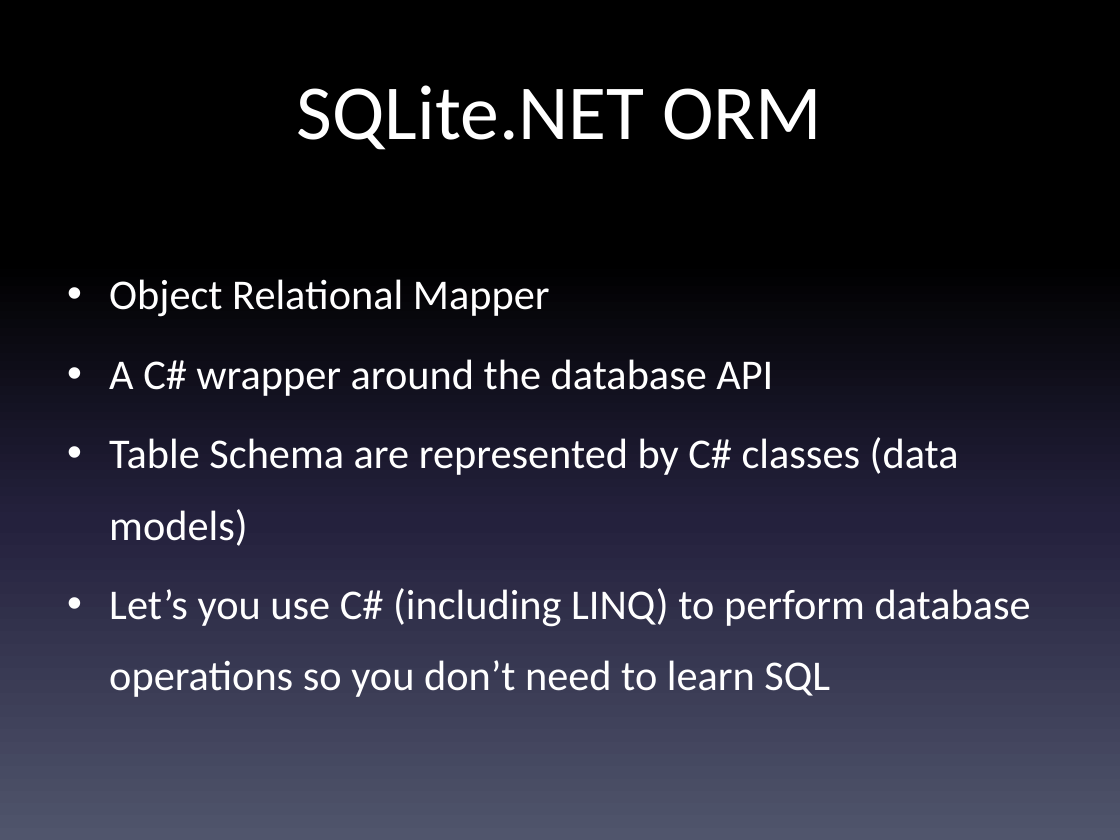
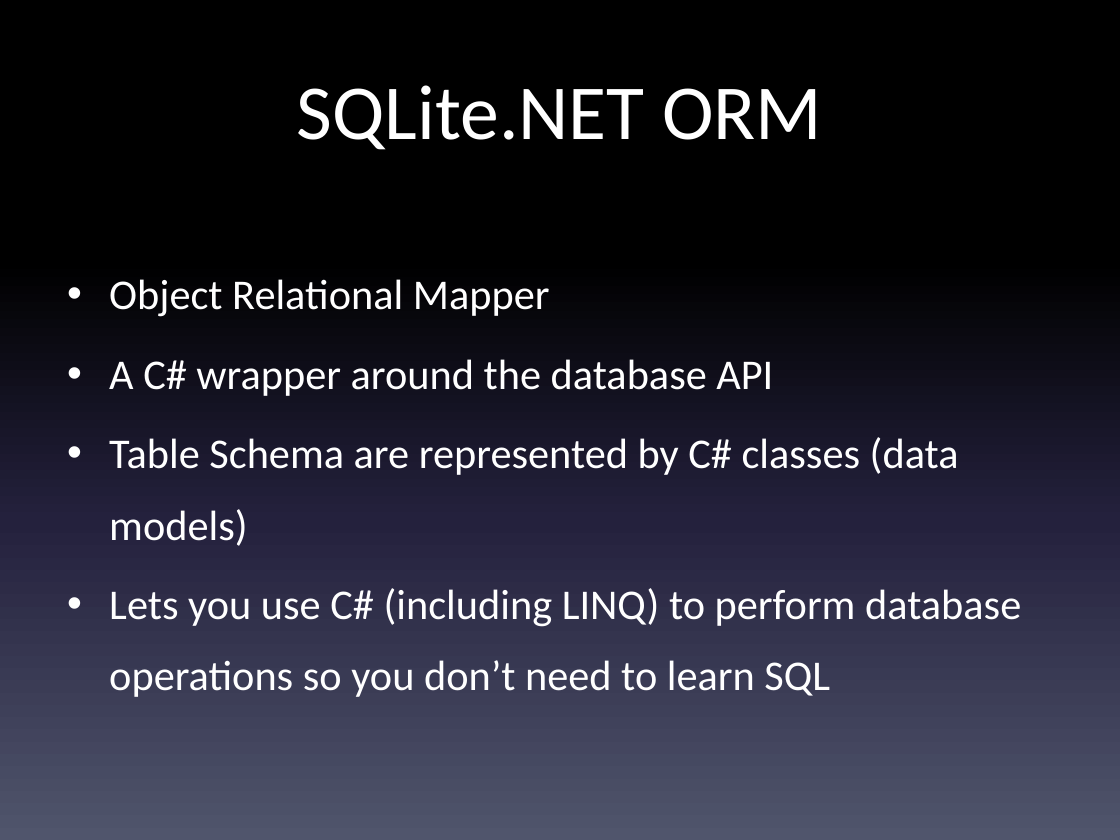
Before and after one commit to LCC-CIT/CS235AM-CourseMaterials, a slide deck: slide 11 of Slides/Wk7Day1-SQLite.pptx. Drawn at 1120x840 pixels with LibreOffice and Linux fonts; fonts in the diff are those of the drawing. Boxes give left, top, right and bottom in pixels: in the first picture for what was removed or moved away, otherwise in the second. Text is boxed around its words. In the diff, an @@ line names an element or a change of style, - is before the commit and + after.

```diff
--- a/Slides/Wk7Day1-SQLite.pptx
+++ b/Slides/Wk7Day1-SQLite.pptx
@@ text at (109,588,1021,697): text changed @@
-• Let’s you use C# (including LINQ) to perform database operations so you don’t need to learn SQL
+• Lets you use C# (including LINQ) to perform database operations so you don’t need to learn SQL
```
Also in this commit, not shown: 6 other files.
